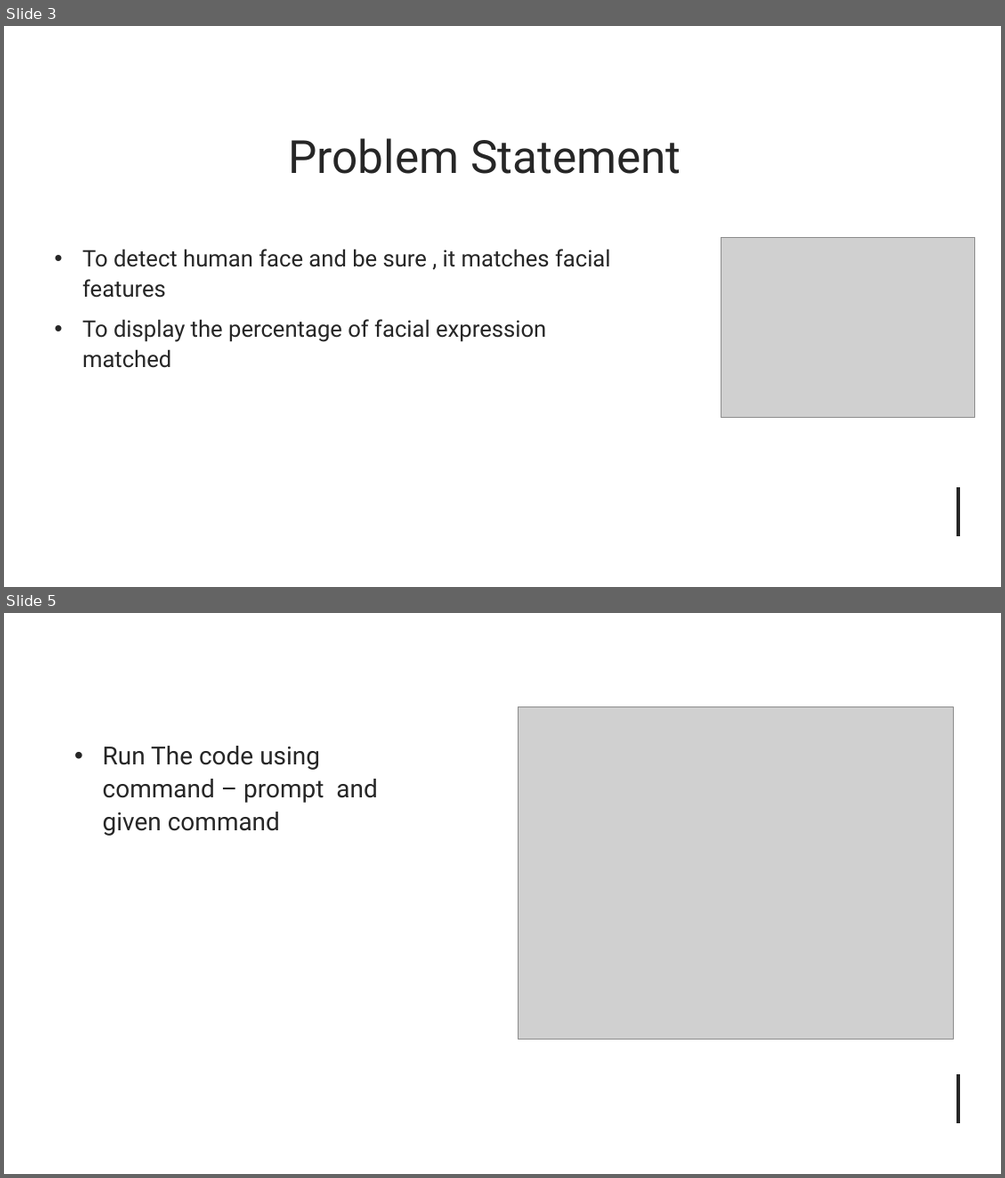
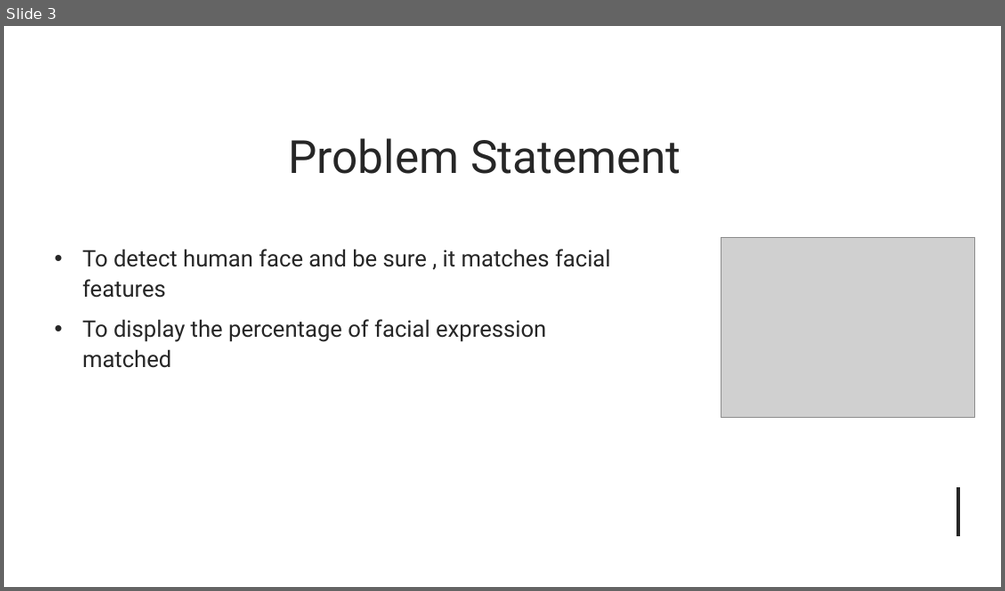
Before and after one commit to prabhdeep0007/face_detection_using_opencv, a slide deck: mini project.pptx. Shown one above the other, each under a label of ours: slides 3 and 5 before the commit, slide 3 after it; the slides between them are not shown. The pictures are 1005x1178 and 1005x591 pixels, drawn with LibreOffice and Linux fonts; fonts in the diff are those of the drawing; grey boxes stand for pictures. Boxes give left, top, right and bottom in pixels: in the first picture for what was removed or moved away, otherwise in the second. Text is boxed around its words. In the diff, an @@ line names an element or a change of style, - is before the commit and + after.

```diff
--- a/mini project.pptx
+++ b/mini project.pptx
@@ slide 5 removed at (x1=4, y1=613, x2=1001, y2=1174), background #FFFFFF; not listed: 2 template elements that a slide beside it also shows @@
@@ rectangle removed at (x1=4, y1=613, x2=502, y2=1174) @@
@@ rectangle removed at (x1=11, y1=613, x2=420, y2=1174) @@
@@ picture removed at (x1=518, y1=706, x2=953, y2=1038) @@
@@ text removed at (x1=103, y1=746, x2=377, y2=835) @@
-• Run The code using command – prompt and given command
```
Also in this commit, not shown: 3 slides changed, 2 slides added, 2 other files.
